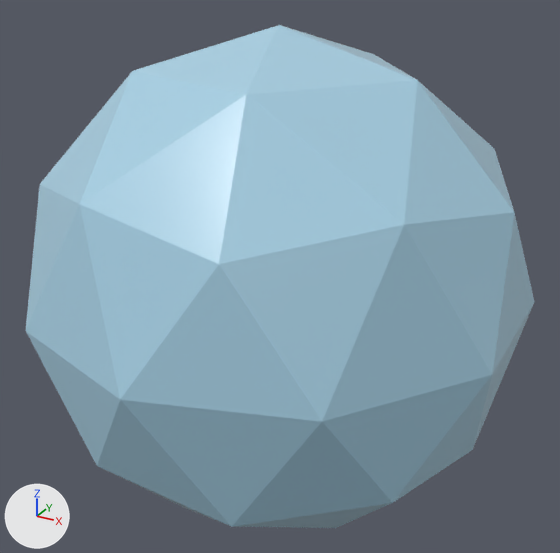
What one commit did to the Blender file assets/models/source/effect-orb.blend.
Before and after are seen from a 50 mm camera at (0.697, -1.265, 0.645) aimed at (-0.001, 0.005, 0.01). The lights are fixed; the arrows at lower left show +X, +Y and +Z. The picture after the commit comes second.

Objects in the first picture: 'energy-orb'.
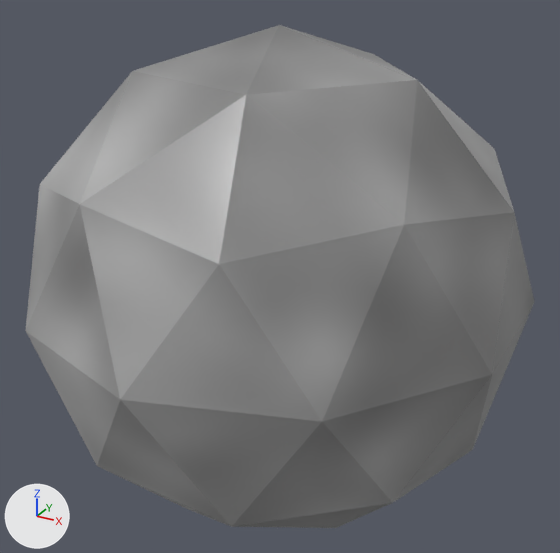
Changed parts and their boxes (x1, y1, x2, y2) in the pictures (560 x 553 px):
```json
{"object": "energy-orb", "change": "recoloured", "before": [25, 25, 534, 528], "after": [25, 25, 534, 528], "on screen": "blue to grey"}
```

Scene script edits in JSON lines:
```json
{"op": "add", "block": "img_creature_stone", "code": ["img_creature_stone = load_image('creature-stone', '_unpacked/b468ec73c82ed9a3.png', 256, 256, 'sRGB')"]}
{"op": "add", "block": "mat_effect_orb_stone", "code": ["mat_effect_orb_stone = principled_material('effect-orb.stone')", "mat_effect_orb_stone.texture = img_creature_stone", "mat_effect_orb_stone.roughness = 0.28"]}
{"block": "me_icosphere", "where": "me_icosphere.from_pydata(...)  # 42 vertices, 80 faces; spans x -0.476..0.476, y -0.5..0.5, z -0.5..0.5"}
{"op": "remove", "block": "me_icosphere", "code": "me_icosphere.materials.append(mat_effect_orb)  # blue #aad3e7"}
{"op": "add", "block": "me_icosphere", "code": "me_icosphere.materials.append(mat_effect_orb_stone)  # picture img_creature_stone"}
```
